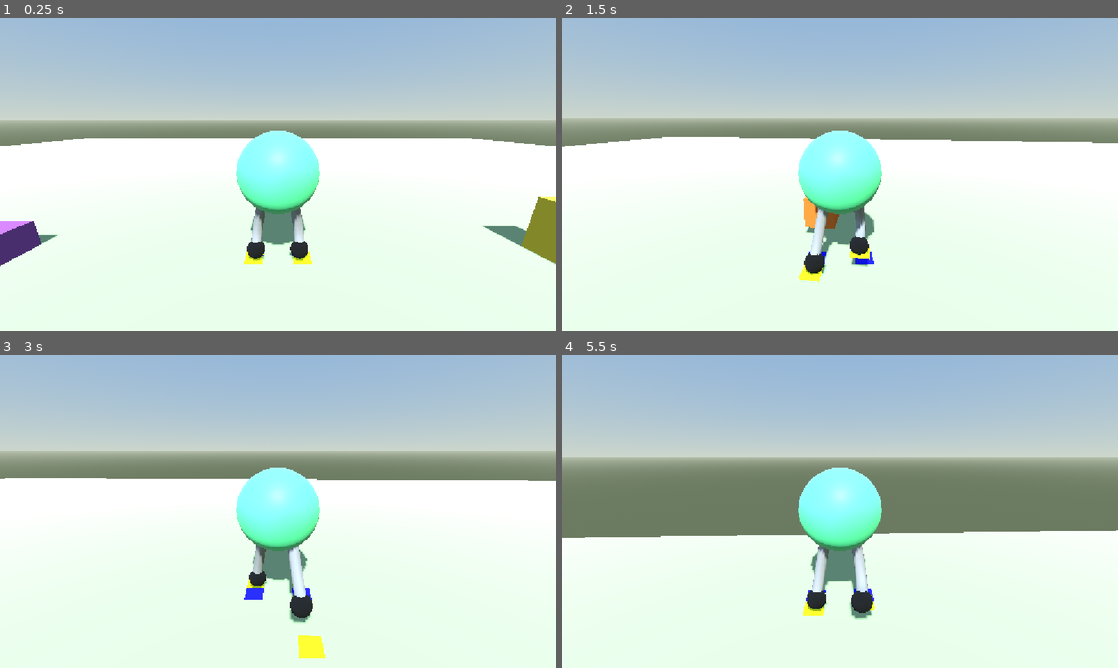
Above: before the commit, frames 1-4 (two rows, left to right).
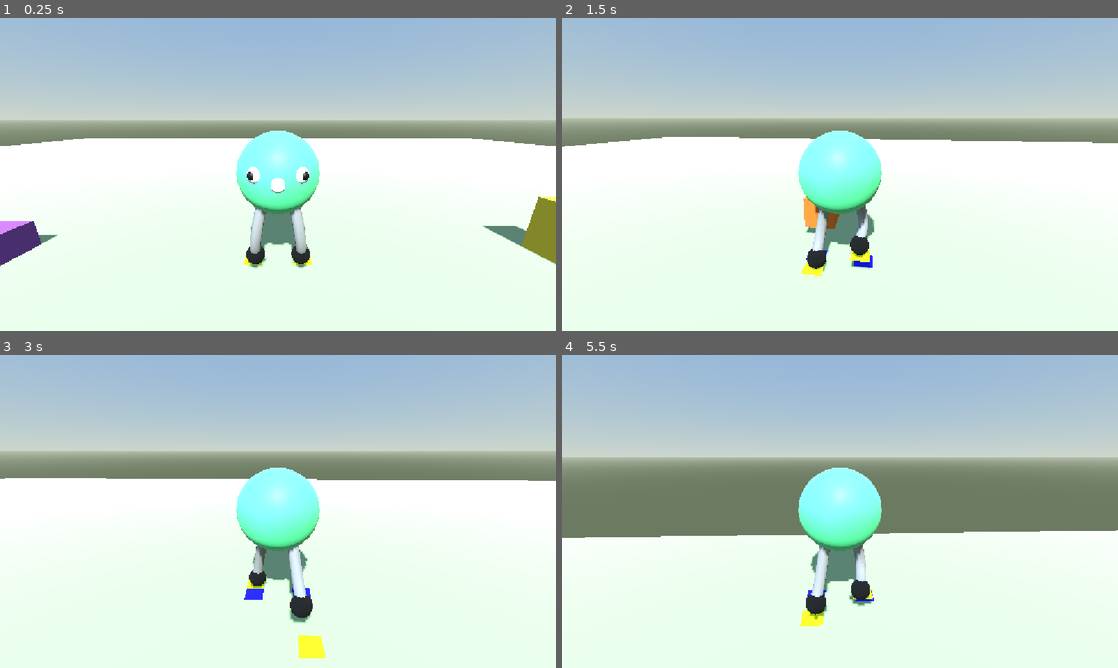
Above: after the commit, the same moments.

Repository: ar-bh/slingshot-boy
Game: Godot game, scene res://player/game.tscn
The game is run twice, just before and just after one commit, with the same random seed, the same clock (stepped at 60 frames per second) and the same inputs.
Inputs (mouse positions are in pixels of both pictures, inside the frame that each line leads up to):
- Up to frame 1 (0.25 s): no input
- Up to frame 2 (1.5 s): tap Enter at 0.5 s; move the mouse to (867, 174) at 0.52 s; hold W (move_forward) from 0.53 s (still down); tap Alt at 0.6 s; tap Space (jump) at 0.77 s; move the mouse to (812, 174) at 1.27 s; tap Shift at 1.35 s
- Up to frame 3 (3 s): keep holding W (move_forward); tap Space (jump) at 1.52 s; move the mouse to (289, 505) at 2.02 s; tap Alt at 2.1 s; move the mouse to (272, 517) at 2.77 s; tap Shift at 2.85 s
- Up to frame 4 (5.5 s): keep holding W (move_forward); tap Space (jump) at 3.02, 3.77, 4.52 s; move the mouse to (878, 514) at 3.52 s; tap Alt at 3.6, 5.1 s; move the mouse to (795, 508) at 4.27 s; tap Shift at 4.35 s; move the mouse to (845, 511) at 5.02 s

The runs differ from the first frame. In frame 1, 1.0% of the frame differs, in the area x 43-57%, y 47-81%; in frame 2, 0.6%; in frame 3, less than 0.1%; in frame 4, 0.9%.

Commit message:
movement based camera

Diff:
--- a/player/slingshot_boy.gd
+++ b/player/slingshot_boy.gd
@@ -6,7 +6,7 @@
 @export var air_accel := 10.0
 @export var gravity := 9.8 * 3.0
 @export var jump := 8.0
-@export var turn_degrees := 25.0
+@export var stretch_look := false
 @export var turn_follow := 8
 
 var _pitch := deg_to_rad(-15.0)
@@ -52,11 +52,10 @@
 	var forward := -_pivot.global_basis.z
 	forward.y = 0.0
 	var camera_yaw := atan2(forward.x, forward.z)
-	var side_dir := _pivot.global_basis.x
-	side_dir.y = 0.0
-	var side := 0.0
-	if side_dir.length_squared() > 0.0001:
-		side = Vector3(velocity.x, 0.0, velocity.z).dot(side_dir.normalized()) / speed
-	var target_turn := clampf(-side, -1.0, 1.0) * deg_to_rad(turn_degrees)
-	_turn = lerpf(_turn, target_turn, 1.0 - exp(-turn_follow * delta))
-	_model.rotation.y = camera_yaw + _turn
+	var move := Vector3(velocity.x, 0.0, velocity.z)
+	var target_yaw := _model.rotation.y
+	if stretch_look:
+		target_yaw = camera_yaw
+	elif move.length_squared() > 0.25:
+		target_yaw = atan2(move.x, move.z)
+	_model.rotation.y = lerp_angle(_model.rotation.y, target_yaw, 1.0 - exp(-turn_follow * delta))
